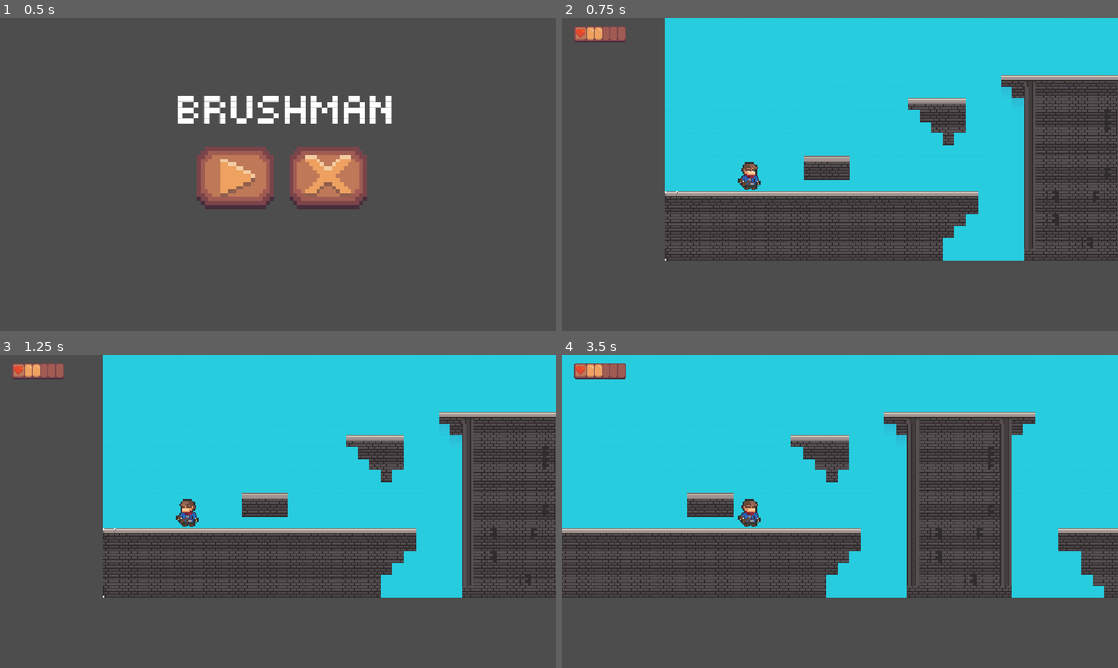
Above: before the commit, frames 1-4 (two rows, left to right).
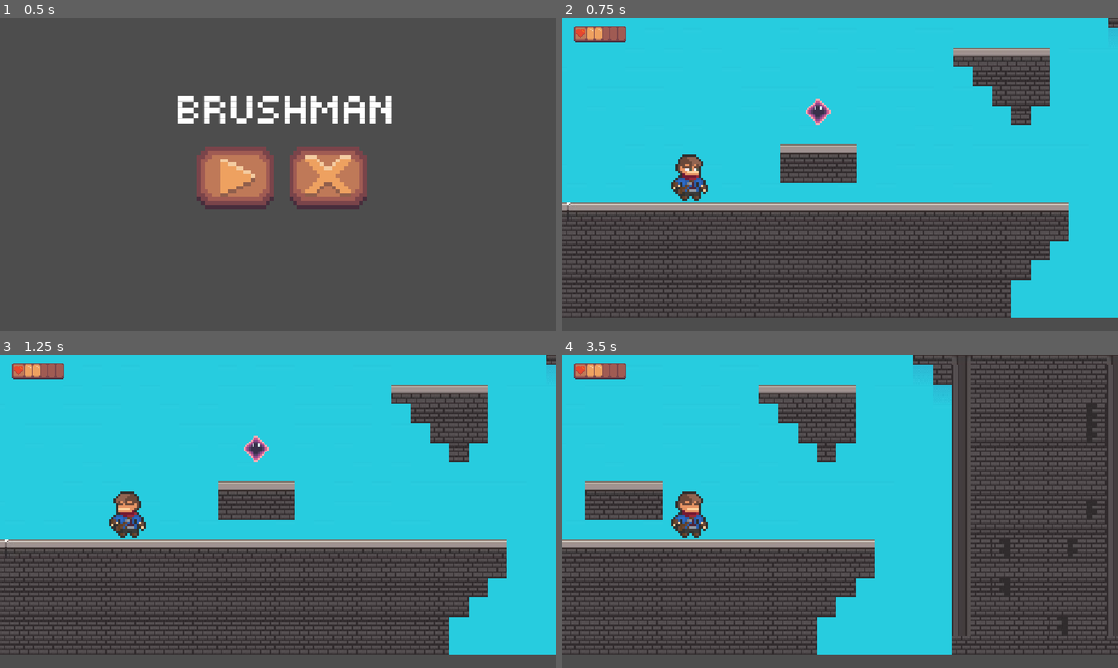
Above: after the commit, the same moments.

Repository: TheMenti/brushman
Game: Godot game, scene res://scenes/menu_hud.tscn
Same seed, same stepped clock (60 frames per second), same inputs: the game is played once before the commit and once after it.
Inputs (mouse positions are in pixels of both pictures, inside the frame that each line leads up to):
- Up to frame 1 (0.5 s): no input
- Up to frame 2 (0.75 s): click (795, 187) at 0.5 s
- Up to frame 3 (1.25 s): no input
- Up to frame 4 (3.5 s): move the mouse to (962, 495) at 1.27 s; press the mouse at (962, 495) at 1.28 s; hold Right (move_right) 1.28-2.78 s; tap Space (jump) at 1.52, 2.27 s; move the mouse to (728, 527) at 2.02 s; release the mouse at (728, 527) at 2.03 s; right-click (728, 527) at 2.1 s; move the mouse to (895, 442) at 2.77 s; press the mouse at (895, 442) at 2.78 s; hold Left (move_left) from 2.78 s (still down)

Frame 1 is identical in both runs. In frame 2, 43% of the frame differs, in the area x 0-100%, y 0-96%; in frame 3, 43%; in frame 4, 45%.

Commit message:
Idea sprites, collision and script

Diff:
--- a/brushman/scenes/idea.tscn
+++ b/brushman/scenes/idea.tscn
@@ -1,23 +1,163 @@
 [gd_scene format=3 uid="uid://d232uniiswsn0"]
 
 [ext_resource type="Script" uid="uid://68ophy3bojgu" path="res://scripts/idea.gd" id="1_2yuoy"]
+[ext_resource type="Texture2D" uid="uid://btxrojaipgpy0" path="res://sprites/Animazione idea idle/Sprite-0001.png" id="2_hqncv"]
+[ext_resource type="Texture2D" uid="uid://dmdl418r26uas" path="res://sprites/Animazione idea idle/Sprite-0002.png" id="3_yunxh"]
+[ext_resource type="Texture2D" uid="uid://ek3sdd3p0oec" path="res://sprites/Animazione idea idle/Sprite-0003.png" id="4_f7esv"]
+[ext_resource type="Texture2D" uid="uid://c0e7851b0w5pj" path="res://sprites/Animazione idea idle/Sprite-0004.png" id="5_lufun"]
+[ext_resource type="Texture2D" uid="uid://deinmon14m14a" path="res://sprites/Animazione idea idle/Sprite-0005.png" id="6_wfm8a"]
+[ext_resource type="Texture2D" uid="uid://hykb67yj802c" path="res://sprites/Animazione idea idle/Sprite-0006.png" id="7_a3vl5"]
+[ext_resource type="Texture2D" uid="uid://yu1oxuly0aaj" path="res://sprites/Animazione idea idle/Sprite-0007.png" id="8_itod2"]
+[ext_resource type="Texture2D" uid="uid://dd12xjs0t2sxo" path="res://sprites/Animazione idea idle/Sprite-0008.png" id="9_78510"]
+[ext_resource type="Texture2D" uid="uid://rap6p31wbfm6" path="res://sprites/Animazione idea idle/Sprite-0009.png" id="10_umn00"]
+[ext_resource type="Texture2D" uid="uid://owyft1d8qxaf" path="res://sprites/Animazione idea idle/Sprite-0010.png" id="11_otcbw"]
+[ext_resource type="Texture2D" uid="uid://bgwc5sr8eisxh" path="res://sprites/Animazione idea idle/Sprite-0011.png" id="12_n5urf"]
+[ext_resource type="Texture2D" uid="uid://bw8xqt5n63sxe" path="res://sprites/Animazione idea idle/Sprite-0012.png" id="13_gohq0"]
+[ext_resource type="Texture2D" uid="uid://kyrst8f35t5w" path="res://sprites/Animazione idea idle/Sprite-0013.png" id="14_ycufq"]
+[ext_resource type="Texture2D" uid="uid://dx01gawxvd0xn" path="res://sprites/Animazione idea idle/Sprite-0014.png" id="15_2wpfy"]
+[ext_resource type="Texture2D" uid="uid://c3n7kny32ksog" path="res://sprites/Animazione idea idle/Sprite-0015.png" id="16_pwou5"]
+[ext_resource type="Texture2D" uid="uid://byulinl6omsfj" path="res://sprites/Animazione idea idle/Sprite-0016.png" id="17_i8w24"]
+[ext_resource type="Texture2D" uid="uid://cbkadhf4es426" path="res://sprites/Animazione idea idle/Sprite-0017.png" id="18_2k86u"]
+[ext_resource type="Texture2D" uid="uid://f5ic86q22n82" path="res://sprites/Animazione idea idle/Sprite-0018.png" id="19_5gayj"]
+[ext_resource type="Texture2D" uid="uid://dypjcoic7qkbu" path="res://sprites/Animazione idea idle/Sprite-0019.png" id="20_mq6p5"]
+[ext_resource type="Texture2D" uid="uid://bhvyrf83ra70v" path="res://sprites/Animazione idea idle/Sprite-0020.png" id="21_2fmf8"]
+[ext_resource type="Texture2D" uid="uid://c3y3pp561tdt0" path="res://sprites/Animazione idea idle/Sprite-0021.png" id="22_aecj6"]
+[ext_resource type="Texture2D" uid="uid://rwsejev4txa" path="res://sprites/Animazione esplosione idea/Sprite-0001.png" id="23_gohq0"]
+[ext_resource type="Texture2D" uid="uid://c1cd5oypx6njj" path="res://sprites/Animazione esplosione idea/Sprite-0002.png" id="24_ycufq"]
+[ext_resource type="Texture2D" uid="uid://b6vc5caelfs0x" path="res://sprites/Animazione esplosione idea/Sprite-0003.png" id="25_2wpfy"]
+[ext_resource type="Texture2D" uid="uid://cf614tf0t8b2q" path="res://sprites/Animazione esplosione idea/Sprite-0004.png" id="26_pwou5"]
+[ext_resource type="Texture2D" uid="uid://co61bxl4rwqth" path="res://sprites/Animazione esplosione idea/Sprite-0005.png" id="27_i8w24"]
+[ext_resource type="Texture2D" uid="uid://bobf7yl7a0t7" path="res://sprites/Animazione esplosione idea/Sprite-0006.png" id="28_2k86u"]
+[ext_resource type="Texture2D" uid="uid://bu30sbtx3yr5u" path="res://sprites/Animazione esplosione idea/Sprite-0007.png" id="29_5gayj"]
+[ext_resource type="Texture2D" uid="uid://cum72drbrwk03" path="res://sprites/Animazione esplosione idea/Sprite-0008.png" id="30_mq6p5"]
+[ext_resource type="Texture2D" uid="uid://qhrdu8ruogtj" path="res://sprites/Animazione esplosione idea/Sprite-0009.png" id="31_2fmf8"]
+[ext_resource type="Texture2D" uid="uid://d2am1r7q1uyge" path="res://sprites/Animazione esplosione idea/Sprite-0010.png" id="32_aecj6"]
+[ext_resource type="Texture2D" uid="uid://v5jao4co8aye" path="res://sprites/Animazione esplosione idea/Sprite-0011.png" id="33_e70b2"]
 
 [sub_resource type="CircleShape2D" id="CircleShape2D_rti7w"]
 
-[sub_resource type="CompressedTexture2D" id="CompressedTexture2D_2yuoy"]
-load_path = "res://.godot/imported/MonedaD.png-719107fb7c84ee2ff1e0e9e9f354371c.ctex"
+[sub_resource type="SpriteFrames" id="SpriteFrames_e70b2"]
+animations = [{
+"frames": [{
+"duration": 1.0,
+"texture": ExtResource("2_hqncv")
+}, {
+"duration": 1.0,
+"texture": ExtResource("3_yunxh")
+}, {
+"duration": 1.0,
+"texture": ExtResource("4_f7esv")
+}, {
+"duration": 1.0,
+"texture": ExtResource("5_lufun")
+}, {
+"duration": 1.0,
+"texture": ExtResource("6_wfm8a")
+}, {
+"duration": 1.0,
+"texture": ExtResource("7_a3vl5")
+}, {
+"duration": 1.0,
+"texture": ExtResource("8_itod2")
+}, {
+"duration": 1.0,
+"texture": ExtResource("9_78510")
+}, {
+"duration": 1.0,
+"texture": ExtResource("10_umn00")
+}, {
+"duration": 1.0,
+"texture": ExtResource("11_otcbw")
+}, {
+"duration": 1.0,
+"texture": ExtResource("12_n5urf")
+}, {
+"duration": 1.0,
+"texture": ExtResource("13_gohq0")
+}, {
+"duration": 1.0,
+"texture": ExtResource("14_ycufq")
+}, {
+"duration": 1.0,
+"texture": ExtResource("15_2wpfy")
+}, {
+"duration": 1.0,
+"texture": ExtResource("16_pwou5")
+}, {
+"duration": 1.0,
+"texture": ExtResource("17_i8w24")
+}, {
+"duration": 1.0,
+"texture": ExtResource("18_2k86u")
+}, {
+"duration": 1.0,
+"texture": ExtResource("19_5gayj")
+}, {
+"duration": 1.0,
+"texture": ExtResource("20_mq6p5")
+}, {
+"duration": 1.0,
+"texture": ExtResource("21_2fmf8")
+}, {
+"duration": 1.0,
+"texture": ExtResource("22_aecj6")
+}],
+"loop": true,
+"name": &"default",
+"speed": 5.0
+}, {
+"frames": [{
+"duration": 1.0,
+"texture": ExtResource("23_gohq0")
+}, {
+"duration": 1.0,
+"texture": ExtResource("24_ycufq")
+}, {
+"duration": 1.0,
+"texture": ExtResource("25_2wpfy")
+}, {
+"duration": 1.0,
+"texture": ExtResource("26_pwou5")
+}, {
+"duration": 1.0,
+"texture": ExtResource("27_i8w24")
+}, {
+"duration": 1.0,
+"texture": ExtResource("28_2k86u")
+}, {
+"duration": 1.0,
+"texture": ExtResource("29_5gayj")
+}, {
+"duration": 1.0,
+"texture": ExtResource("30_mq6p5")
+}, {
+"duration": 1.0,
+"texture": ExtResource("31_2fmf8")
+}, {
+"duration": 1.0,
+"texture": ExtResource("32_aecj6")
+}, {
+"duration": 1.0,
+"texture": ExtResource("33_e70b2")
+}],
+"loop": false,
+"name": &"picked",
+"speed": 10.0
+}]
 
 [node name="idea" type="Area2D" unique_id=1576161959 groups=["idea"]]
+collision_layer = 7
+collision_mask = 7
 script = ExtResource("1_2yuoy")
 
 [node name="CollisionShape2D" type="CollisionShape2D" parent="." unique_id=1205789703]
 shape = SubResource("CircleShape2D_rti7w")
 
-[node name="Sprite2D" type="Sprite2D" parent="." unique_id=2067206311]
-position = Vector2(-8, -8)
-texture = SubResource("CompressedTexture2D_2yuoy")
-centered = false
-region_enabled = true
-region_rect = Rect2(0, 0, 18, 16)
+[node name="AnimatedSprite2D" type="AnimatedSprite2D" parent="." unique_id=574670213]
+scale = Vector2(5, 5)
+sprite_frames = SubResource("SpriteFrames_e70b2")
+animation = &"picked"
+frame = 10
+frame_progress = 1.0
 
 [connection signal="area_entered" from="." to="." method="_on_area_entered"]
--- a/brushman/scenes/level.tscn
+++ b/brushman/scenes/level.tscn
@@ -4,8 +4,9 @@
 [ext_resource type="Texture2D" uid="uid://cdv3p4d76a0yw" path="res://assets/tileset/imgProva.png" id="2_w7c3h"]
 [ext_resource type="Texture2D" uid="uid://0nc3wqtnc4w6" path="res://assets/skybox/sk4.png" id="3_w8frs"]
 [ext_resource type="PackedScene" uid="uid://dx6sjq6wj7efm" path="res://scenes/player.tscn" id="4_mx8sn"]
-[ext_resource type="PackedScene" path="res://scenes/ghost_platform.tscn" id="5_ppgk2"]
+[ext_resource type="PackedScene" uid="uid://mabpispcvbc2" path="res://scenes/ghost_platform.tscn" id="5_ppgk2"]
 [ext_resource type="PackedScene" uid="uid://yik3i6di5u77" path="res://scenes/health_bar.tscn" id="6_2r41h"]
+[ext_resource type="PackedScene" uid="uid://d232uniiswsn0" path="res://scenes/idea.tscn" id="7_klq6b"]
 
 [sub_resource type="GDScript" id="GDScript_rd3vj"]
 script/source = "extends Node2D
@@ -148,3 +149,7 @@
 position = Vector2(602, 270)
 
 [node name="health_bar" parent="." unique_id=1927512815 instance=ExtResource("6_2r41h")]
+
+[node name="idea" parent="." unique_id=1576161959 instance=ExtResource("7_klq6b")]
+position = Vector2(-301, 236)
+scale = Vector2(0.3, 0.3)
--- a/brushman/scenes/player.tscn
+++ b/brushman/scenes/player.tscn
@@ -169,8 +169,12 @@
 [sub_resource type="RectangleShape2D" id="RectangleShape2D_g2els"]
 size = Vector2(632, 20)
 
+[sub_resource type="CircleShape2D" id="CircleShape2D_g2els"]
+radius = 9.628386
+
 [node name="Player" type="CharacterBody2D" unique_id=893161433]
 position = Vector2(149, -67)
+collision_layer = 7
 script = ExtResource("1_g2els")
 
 [node name="player_animated_sprites" type="AnimatedSprite2D" parent="." unique_id=695863480]
@@ -191,10 +195,18 @@
 
 [node name="Camera2D" type="Camera2D" parent="." unique_id=1724013591]
 position = Vector2(82, 42)
-zoom = Vector2(1.5, 1.5)
+zoom = Vector2(2.5, 2.5)
 
 [node name="FeedBackLabel" type="Label" parent="." unique_id=1336256445]
 offset_left = -67.0
 offset_top = -12.0
 offset_right = -16.0
 offset_bottom = 11.0
+
+[node name="Area2D" type="Area2D" parent="." unique_id=1719888451]
+position = Vector2(-42, 43)
+scale = Vector2(1.5599988, 2)
+collision_mask = 7
+
+[node name="CollisionShape2D" type="CollisionShape2D" parent="Area2D" unique_id=1902863266]
+shape = SubResource("CircleShape2D_g2els")
--- a/brushman/scripts/idea.gd
+++ b/brushman/scripts/idea.gd
@@ -1,16 +1,27 @@
 extends Area2D
 
+@onready var animation = $AnimatedSprite2D
+@onready var collision = $CollisionShape2D
+var touched = false
+signal picked
 
 # Called when the node enters the scene tree for the first time.
 func _ready() -> void:
-	pass # Replace with function body.
-
+	pass
 
 # Called every frame. 'delta' is the elapsed time since the previous frame.
 func _process(delta: float) -> void:
-	pass
+	if touched:
+		animation.play("picked")
+		animation.animation_finished.connect(_on_destroy)
+	else:
+		animation.play("default")
 
+func _on_destroy():
+	queue_free()
 
 func _on_area_entered(area: Area2D) -> void:
-	queue_free()
-	pass # Replace with function body.
+	touched = true
+	picked.emit()
+	set_deferred("monitoring", false)
+	set_deferred("monitorable", false)
Binary file added: brushman/sprites/Animazione esplosione idea/Sprite-0001.png
Not shown, added: brushman/sprites/Animazione esplosione idea/Sprite-0001.png.import
Binary file added: brushman/sprites/Animazione esplosione idea/Sprite-0002.png
Not shown, added: brushman/sprites/Animazione esplosione idea/Sprite-0002.png.import
Binary file added: brushman/sprites/Animazione esplosione idea/Sprite-0003.png
Not shown, added: brushman/sprites/Animazione esplosione idea/Sprite-0003.png.import
Binary file added: brushman/sprites/Animazione esplosione idea/Sprite-0004.png
Not shown, added: brushman/sprites/Animazione esplosione idea/Sprite-0004.png.import
Binary file added: brushman/sprites/Animazione esplosione idea/Sprite-0005.png
Not shown, added: brushman/sprites/Animazione esplosione idea/Sprite-0005.png.import
Binary file added: brushman/sprites/Animazione esplosione idea/Sprite-0006.png
Not shown, added: brushman/sprites/Animazione esplosione idea/Sprite-0006.png.import
(and 53 more such lines)
